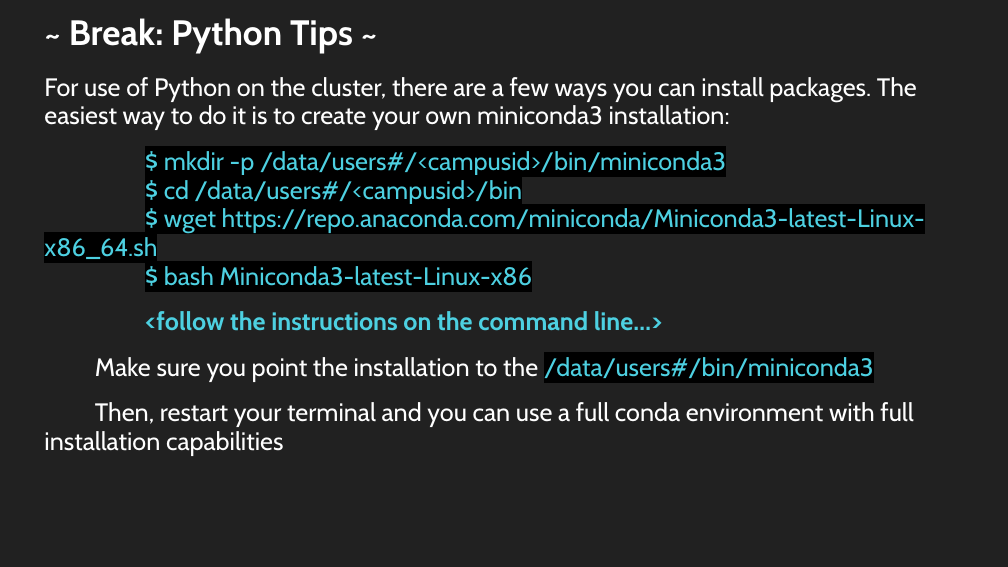
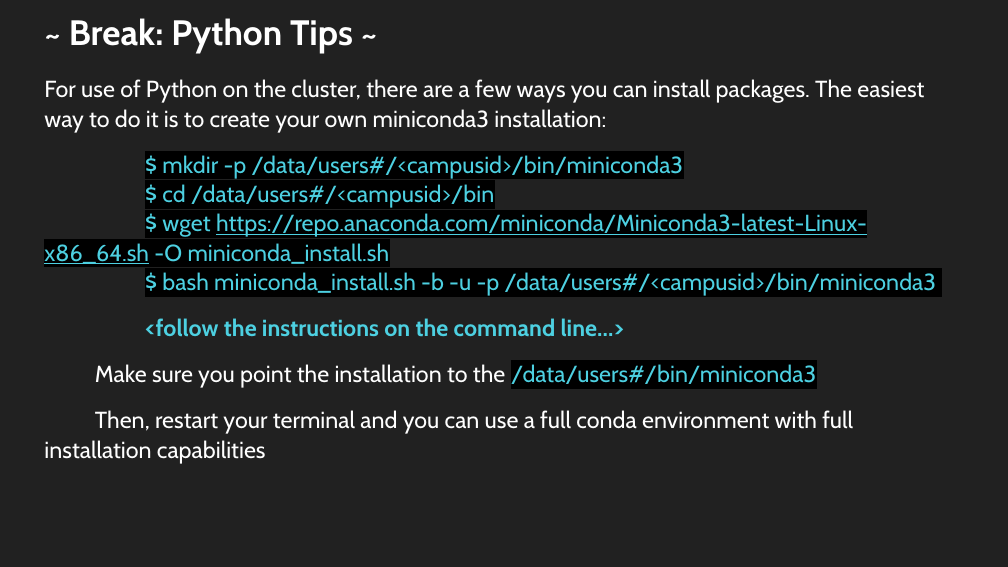
Before and after one commit to trendscenter/ClusterWorkshop, a slide deck: slide 37 of Introduction to the TReNDs Cluster.pptx. Drawn at 1008x567 pixels with LibreOffice and Linux fonts; fonts in the diff are those of the drawing. Boxes give left, top, right and bottom in pixels: in the first picture for what was removed or moved away, otherwise in the second. Text is boxed around its words. In the diff, an @@ line names an element or a change of style, - is before the commit and + after.

```diff
--- a/Introduction to the TReNDs Cluster.pptx
+++ b/Introduction to the TReNDs Cluster.pptx
@@ text at (44, 79, 924, 464): size 18 to 16.6 pt in "For use of Python on the cluster, ...", "<follow the instructions on the command line…>", "Make sure you point the installation to ...", "Then, restart your terminal and you can ..."; line spacing 0.95 to 1.05 @@
@@ text at (44, 155, 936, 296): text changed; size 18 to 16.6 pt @@
-$ mkdir -p /data/users#/<campusid>/bin/miniconda3
-$ cd /data/users#/<campusid>/bin
-$ wget https://repo.anaconda.com/miniconda/Miniconda3-latest-Linux-x86_64.sh
-$ bash Miniconda3-latest-Linux-x86
+$ mkdir -p /data/users#/<campusid>/bin/miniconda3
+$ cd /data/users#/<campusid>/bin
+$ wget https://repo.anaconda.com/miniconda/Miniconda3-latest-Linux-x86_64.sh -O miniconda_install.sh
+$ bash miniconda_install.sh -b -u -p /data/users#/<campusid>/bin/miniconda3
```
Also in this commit, not shown: 2 other slides changed, 6 slides added, 5 slides removed, 1 other file.
